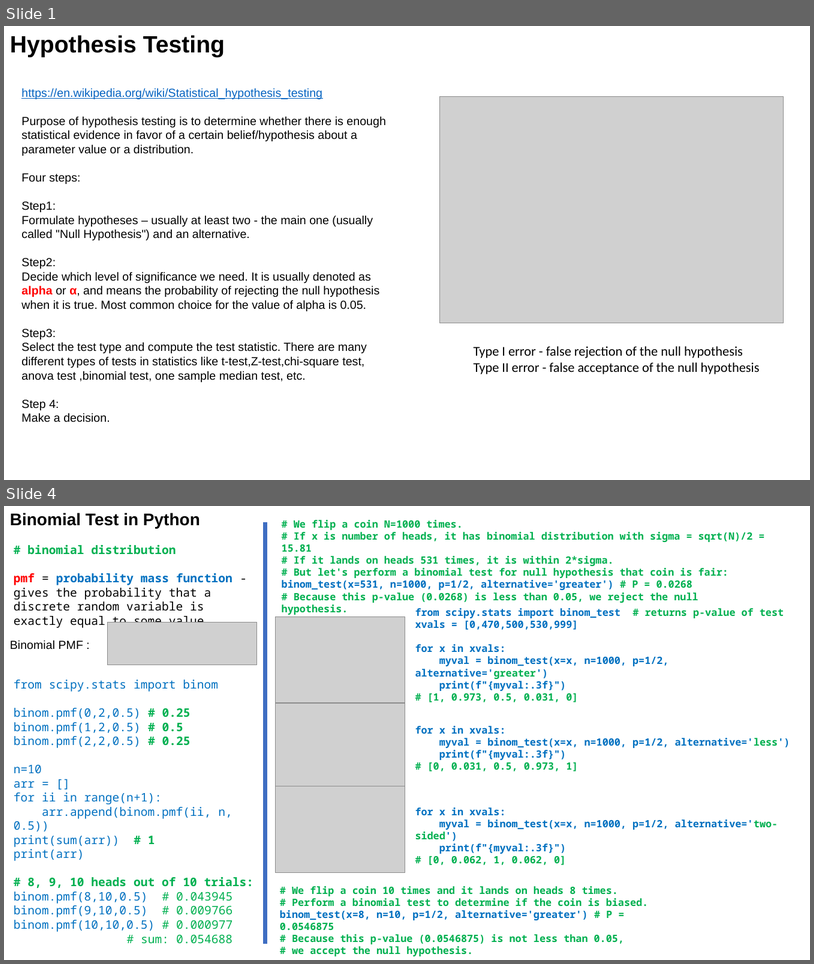
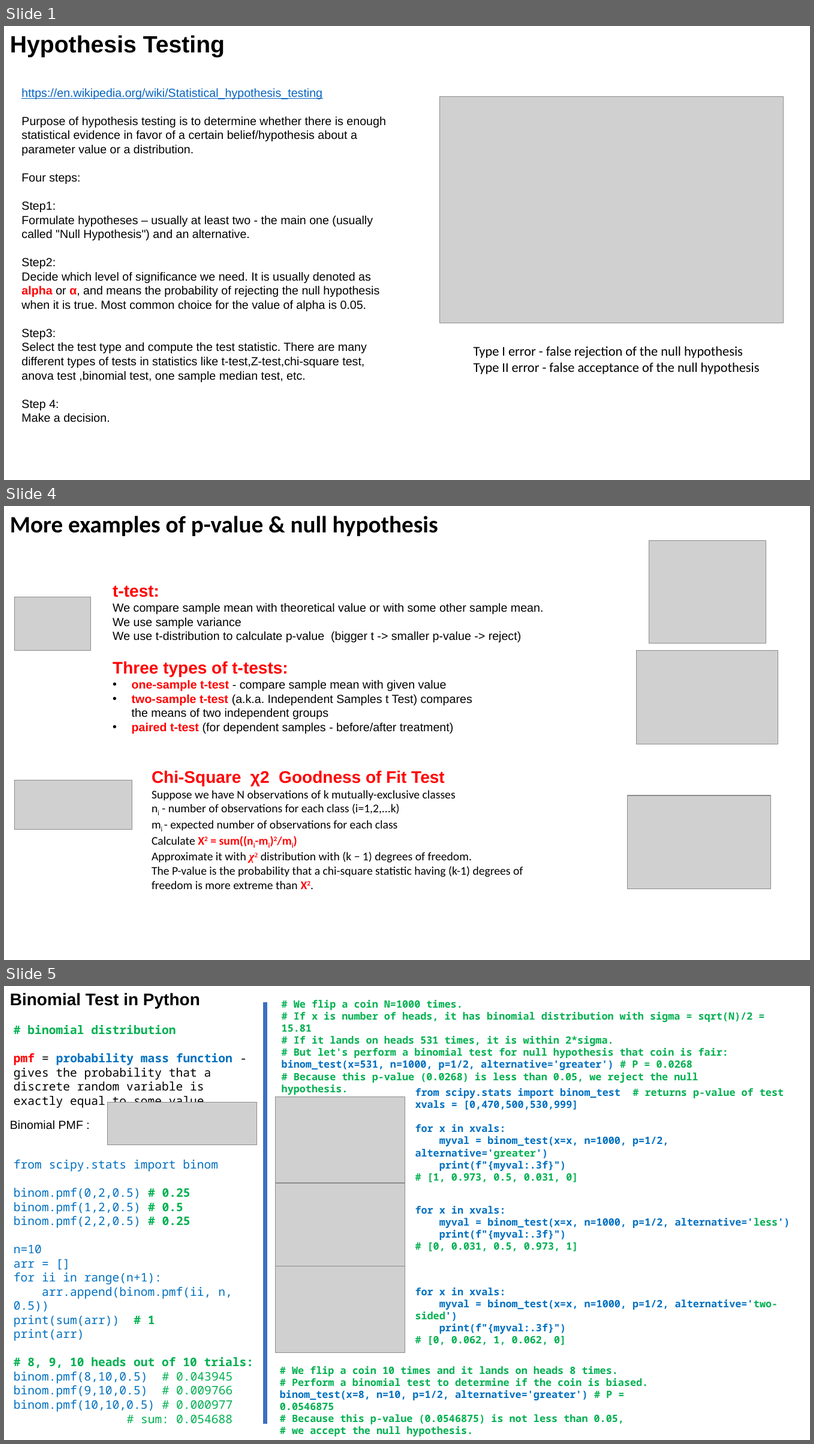
Before and after one commit to lselector/ml_ai_doc, a slide deck: statistics_05_hypothesis_testing_p_val.pptx. Shown one above the other, each under a label of ours: slides 1 and 4 before the commit, slides 1, 4 and 5 after it; the slides between them are not shown. The pictures are 814x964 and 814x1444 pixels, drawn with LibreOffice and Linux fonts; fonts in the diff are those of the drawing; grey boxes stand for pictures. Boxes give left, top, right and bottom in pixels: in the first picture for what was removed or moved away, otherwise in the second. Text is boxed around its words. In the diff, an @@ line names an element or a change of style, - is before the commit and + after.

```diff
--- a/statistics_05_hypothesis_testing_p_val.pptx
+++ b/statistics_05_hypothesis_testing_p_val.pptx
@@ slide 4 added at (x1=4, y1=506, x2=810, y2=960), background #FFFFFF @@
@@ text added at (x1=10, y1=516, x2=438, y2=536), 28 pt, text #000000, bold @@
+More examples of p-value & null hypothesis
@@ picture added at (x1=650, y1=540, x2=766, y2=643) @@
@@ text added at (x1=113, y1=585, x2=544, y2=733), 14 pt, text #000000 @@
+t-test:
+We compare sample mean with theoretical value or with some other sample mean.
+We use sample variance
+We use t-distribution to calculate p-value (bigger t -> smaller p-value -> reject)
+Three types of t-tests:
+• one-sample t-test - compare sample mean with given value
+• two-sample t-test (a.k.a. Independent Samples t Test) compares
+  the means of two independent groups
+• paired t-test (for dependent samples - before/after treatment)
@@ picture added at (x1=15, y1=597, x2=91, y2=650) @@
@@ picture added at (x1=637, y1=651, x2=779, y2=744) @@
@@ text added at (x1=152, y1=770, x2=523, y2=889), 14 pt, text #000000 @@
+Chi-Square χ2 Goodness of Fit Test
+Suppose we have N observations of k mutually-exclusive classes
+ni - number of observations for each class (i=1,2,...k)
+mi - expected number of observations for each class
+Calculate X2 = sum((ni-mi)2/mi)
+Approximate it with χ2 distribution with (k − 1) degrees of freedom.
+The P-value is the probability that a chi-square statistic having (k-1) degrees of freedom is more extreme than X2.
@@ picture added at (x1=15, y1=780, x2=132, y2=829) @@
@@ picture added at (x1=628, y1=795, x2=771, y2=888) @@
@@ what was slide 4 is now slide 5 @@
```
Also in this commit, not shown: 4 slides changed.
